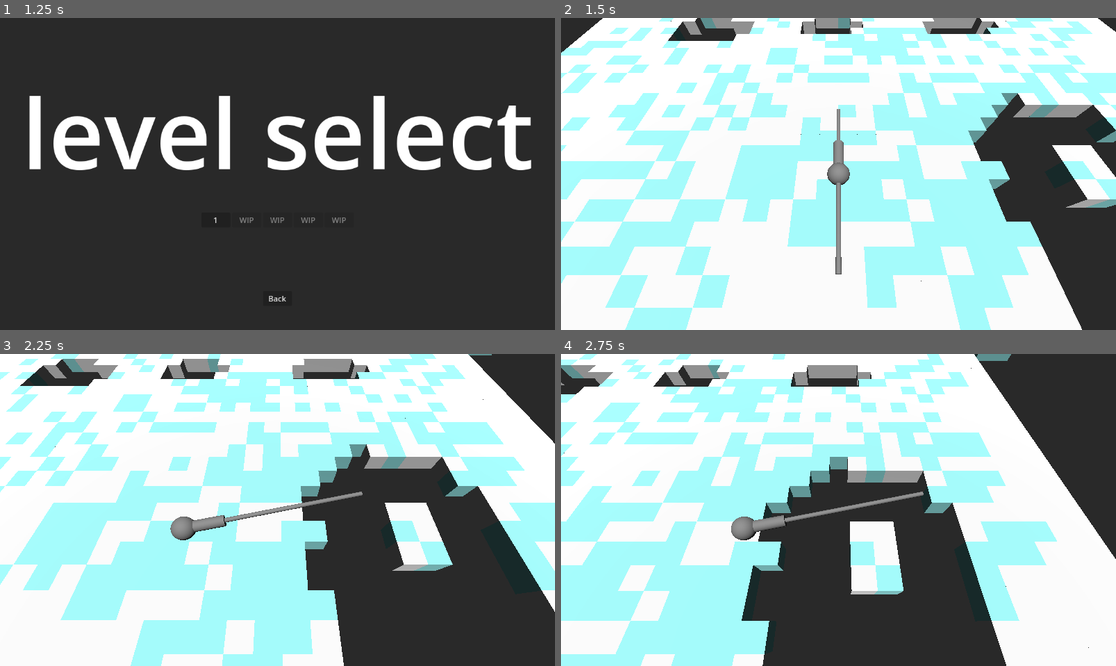
Above: before the commit, frames 1-4 (two rows, left to right).
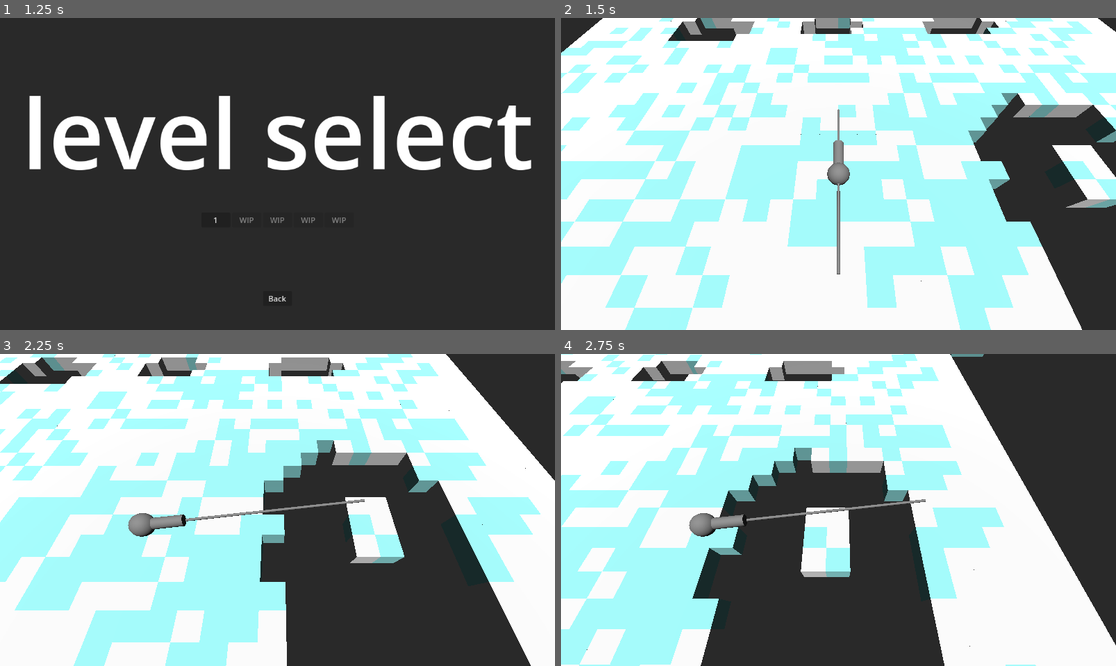
Above: after the commit, the same moments.

Repository: q-0q/o
Game: Godot game, scene res://Scene/Menu/main_menu.tscn
Same seed, same stepped clock (60 frames per second), same inputs: the game is played once before the commit and once after it.
Inputs (mouse positions are in pixels of both pictures, inside the frame that each line leads up to):
- Up to frame 1 (1.25 s): click "Start" at 0.5 s
- Up to frame 2 (1.5 s): click "1" at 1.25 s
- Up to frame 3 (2.25 s): tap Enter at 2 s; move the mouse to (399, 494) at 2.02 s; hold D (move_right) from 2.03 s (still down)
- Up to frame 4 (2.75 s): keep holding D (move_right)

Frame 1 is identical in both runs. In frame 2, 0.2% of the frame differs, in the area x 49-51%, y 29-83%; in frame 3, 49%, in the area x 0-100%, y 0-100%; in frame 4, 48%.

Commit message:
feat: a few minor tweaks

Diff:
--- a/Scene/Component/Player/camera_holder.gd
+++ b/Scene/Component/Player/camera_holder.gd
@@ -10,5 +10,6 @@
 	player_position = player_pos
 
 func _process(delta):
-	position = lerp(position, canonical_camera_position, delta * 20)
+	# position = lerp(position, canonical_camera_position, delta * 15)
+	position = canonical_camera_position
 	$LineToCameraHolder.look_at(player_position, Vector3.LEFT)
--- a/Scene/Level/level_1.tscn
+++ b/Scene/Level/level_1.tscn
@@ -39,7 +39,7 @@
 [node name="LineToCameraHolder" type="Node3D" parent="Player/CameraHolder"]
 
 [node name="MeshInstance3D" type="MeshInstance3D" parent="Player/CameraHolder/LineToCameraHolder"]
-transform = Transform3D(0.338983, 0, 0, 0, -2.96348e-07, -0.338983, 0, 6.77966, -1.48174e-08, 0, 0, 0)
+transform = Transform3D(0.2, 0, 0, 0, -2.96363e-07, -0.2, 0, 6.78, -8.74228e-09, 0, 0, 0)
 mesh = SubResource("CylinderMesh_puuwu")
 skeleton = NodePath("../../root/@EditorNode@21310/@Panel@14/@VBoxContainer@15/DockHSplitLeftL/DockHSplitLeftR/DockHSpli …(293 unchanged characters)…
 
--- a/Script/Player/game_cursor.gd
+++ b/Script/Player/game_cursor.gd
@@ -5,6 +5,7 @@
 @export var deadzone_size = 0
 @export var maxzone_size = 1
 @export var pan_distance = 6
+@export var normalized_coordinate_mode = false
 
 signal computed_camera_position(position : Vector2)
 
@@ -15,9 +16,14 @@
 func _input(event):
 	if event is not InputEventMouseMotion: return
 	var viewport_size = get_viewport().get_visible_rect().size
-	var cursor_screen_normal = get_normalized_point(viewport_size, event.position)
-	var distance = min(0.8, cursor_screen_normal.length())
-	var sample = pan_curve.sample(distance)
+	var cursor_screen_normal = Vector2.ZERO
+	if normalized_coordinate_mode:
+		cursor_screen_normal = get_normalized_point(viewport_size, event.position)
+	else:
+		cursor_screen_normal = get_radial_point(viewport_size, event.position)
+
+	var cursor_distance = min(1, cursor_screen_normal.length())
+	var sample = pan_curve.sample(cursor_distance)
 	var camera_position_2 = cursor_screen_normal.normalized() * sample * pan_distance
 	var camera_position_3 = Vector3(camera_position_2.x, 0, camera_position_2.y)
 	computed_camera_position.emit(camera_position_3)
@@ -29,3 +35,9 @@
 		centered_point.x / half_size.x,
 		centered_point.y / half_size.y
 	)
+
+func get_radial_point(rect_size : Vector2, point : Vector2):
+	var half_size = rect_size * 0.5
+	var radius = min(half_size.x, half_size.y)
+	var to_point = point - half_size
+	return to_point / radius
